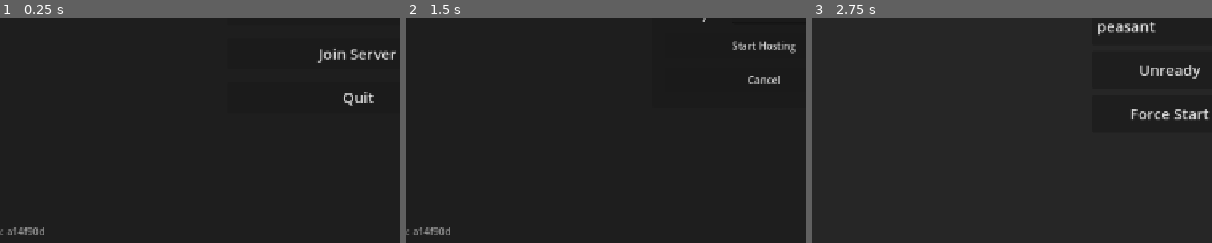
Above: before the commit, frames 1-3 (left to right).
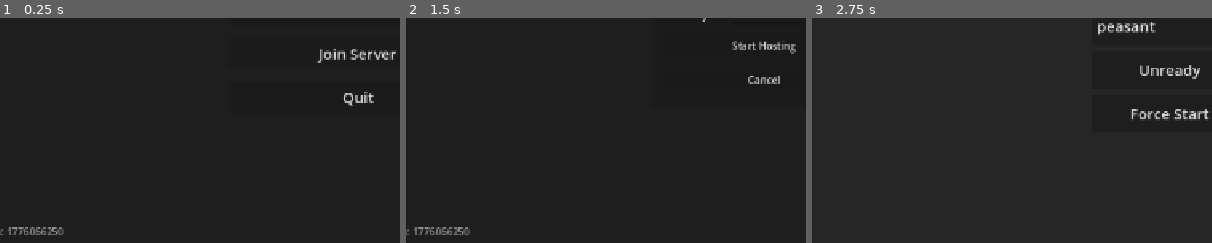
Above: after the commit, the same moments.

Repository: zakanater19/godot-roguetown
Game: Godot game, scene res://scenes/main_menu.tscn
The game is run twice, just before and just after one commit, with the same random seed, the same clock (stepped at 60 frames per second) and the same inputs.
Inputs (mouse positions are % of the whole screen's width and height, from its top left):
- Up to frame 1 (0.25 s): no input
- Up to frame 2 (1.5 s): tap Enter at 0.5 s; move the mouse to (72, 45) at 0.52 s; hold D 0.53-1.25 s; hold Shift 0.53-1.25 s; click (72, 45) at 0.67 s; tap Space at 0.77 s; click "Host Server" at 1.25 s
- Up to frame 3 (2.75 s): click "Start Hosting" at 2 s
The pictures show only the part of the screen within x 5-55%, y 50-100%; the shares and areas given below are measured in that part.

The runs differ from the first frame. In frame 1, 0.3% of the frame differs, in the area x 2-16%, y 92-97%; in frame 2, 0.3%; in frame 3, nothing differs.

Commit message:
simple sync fix

Diff:
--- a/scripts/net/game_version.gd
+++ b/scripts/net/game_version.gd
@@ -3,7 +3,7 @@
 
 ## Keep this for executable/binary level compatibility only. Runtime content,
 ## scenes, scripts, and maps are synced via the server bundle hash below.
-const APP_VERSION: String = "a14f90d"
+const APP_VERSION: String = "1776066250"
 
 ## Directories that still support lightweight resource diffs as a fallback when
 ## talking to older servers. Full bundle sync does not depend on this list.
--- a/scripts/net/latejoin_reconnect.gd
+++ b/scripts/net/latejoin_reconnect.gd
@@ -198,6 +198,7 @@
 			if "amount"     in hand_item: item_data["amount"]     = hand_item.get("amount")
 			if "metal_type" in hand_item: item_data["metal_type"] = hand_item.get("metal_type")
 			if "key_id"     in hand_item: item_data["key_id"]     = hand_item.get("key_id")
+			if "is_on"      in hand_item: item_data["is_on"]      = hand_item.get("is_on")
 			hands_state.append(item_data)
 		else:
 			hands_state.append(null)
@@ -303,7 +304,8 @@
 		if hand_data.has("metal_type") and "metal_type" in fallback: fallback.set("metal_type", hand_data["metal_type"])
 		if hand_data.has("key_id") and "key_id" in fallback: fallback.set("key_id", hand_data["key_id"])
 		main_node.add_child(fallback)
-		if fallback.has_method("_update_sprite"): fallback._update_sprite()
+		if hand_data.has("is_on") and fallback.has_method("_set_sprite"): fallback._set_sprite(hand_data["is_on"])
+		elif fallback.has_method("_update_sprite"): fallback._update_sprite()
 		World.register_entity(fallback, entity_id)
 		return fallback
 	var scene = load(scene_path) as PackedScene
@@ -315,7 +317,8 @@
 	if hand_data.has("metal_type") and "metal_type" in item: item.set("metal_type", hand_data["metal_type"])
 	if hand_data.has("key_id") and "key_id" in item: item.set("key_id", hand_data["key_id"])
 	main_node.add_child(item)
-	if item.has_method("_update_sprite"): item._update_sprite()
+	if hand_data.has("is_on") and item.has_method("_set_sprite"): item._set_sprite(hand_data["is_on"])
+	elif item.has_method("_update_sprite"): item._update_sprite()
 	World.register_entity(item, entity_id)
 	return item
 
